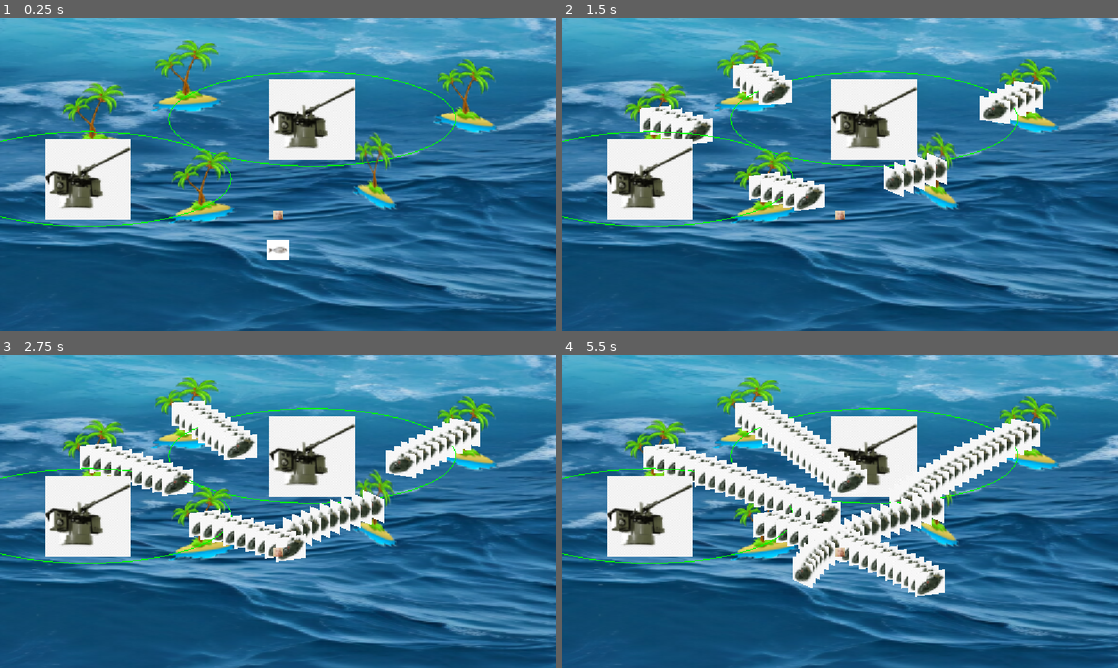
Above: before the commit, frames 1-4 (two rows, left to right).
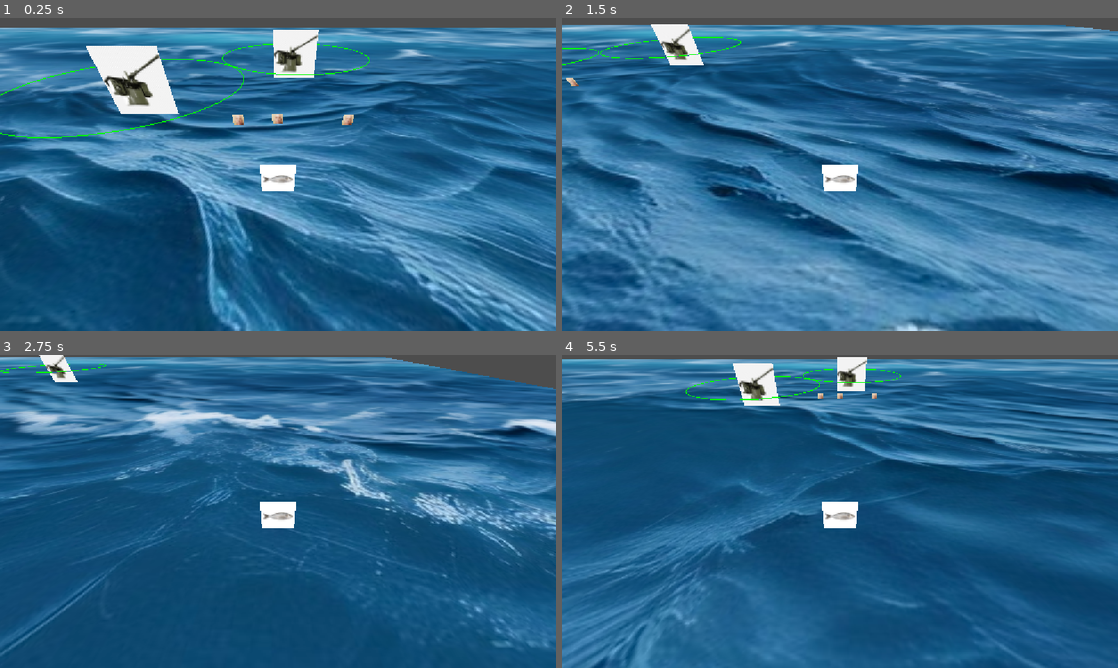
Above: after the commit, the same moments.

Repository: EssithAbertay/islands-game-jam
Game: Godot game, scene res://Scenes/enviroment.tscn
Two runs of this game, one before a commit and one after it. Both use one fixed random seed, a clock stepped at 60 frames per second and the inputs below.
Inputs:
- Up to frame 1 (0.25 s): no input
- Up to frame 2 (1.5 s): hold D (move_right) 0.53-1.28 s; hold S (move_back) from 1.28 s (still down)
- Up to frame 3 (2.75 s): release S (move_back) at 2.03 s; hold D (move_right) from 2.03 s (still down)
- Up to frame 4 (5.5 s): release D (move_right) at 2.78 s; hold W (move_forward) 2.78-3.53 s; hold A (move_left) 3.53-5.03 s; hold S (move_back) from 5.03 s (still down)

The runs differ from the first frame. In frame 1, 66% of the frame differs, in the area x 0-100%, y 0-100%; in frame 2, 80%; in frame 3, 64%; in frame 4, 77%.

Commit message:
camra and spawner

Diff:
--- a/Scenes/enemy/enemy_island.tscn
+++ b/Scenes/enemy/enemy_island.tscn
@@ -6,7 +6,7 @@
 
 [node name="EnemyIsland" type="Node3D" unique_id=1749570327]
 script = ExtResource("1_m71jm")
-enemy_spawn_rate = 0.3
+enemy_spawn_rate = 0.9
 boat = ExtResource("2_5vonq")
 
 [node name="Sprite3D" type="Sprite3D" parent="." unique_id=627668633]
--- a/Scenes/enviroment.tscn
+++ b/Scenes/enviroment.tscn
@@ -1,38 +1,22 @@
 [gd_scene format=3 uid="uid://da7r73jbh75ae"]
 
-[ext_resource type="PackedScene" uid="uid://ciqk8xjnpanov" path="res://Scenes/enemy/enemy_island.tscn" id="1_ks4c7"]
 [ext_resource type="Texture2D" uid="uid://cpe7rh3n6xupp" path="res://Assets/ocean.jpg" id="2_ubiir"]
 [ext_resource type="PackedScene" uid="uid://dqnt87eqnh8k0" path="res://Scenes/player/turret.tscn" id="3_ks4c7"]
-[ext_resource type="PackedScene" uid="uid://b0a8vysu5aejd" path="res://Scenes/points_pickup.tscn" id="4_0evto"]
+[ext_resource type="PackedScene" uid="uid://c1de3immp74h5" path="res://Scenes/points_pickup.tscn" id="4_0evto"]
 [ext_resource type="PackedScene" uid="uid://2f53fjy8td6r" path="res://Scenes/hole_player.tscn" id="4_rw8p7"]
+[ext_resource type="PackedScene" uid="uid://bhkqroynh6w1l" path="res://Scenes/pickup_manager.tscn" id="5_rw8p7"]
 
 [node name="Node3D" type="Node3D" unique_id=1496945402]
 
-[node name="Camera3D" type="Camera3D" parent="." unique_id=1945317165]
-transform = Transform3D(1, 0, 0, 0, 0.9442179, 0.3293214, 0, -0.3293214, 0.94421786, 0, 15.572266, 20.749268)
-projection = 1
-size = 32.709076
+[node name="PointsPickup2" parent="." unique_id=1041366980 instance=ExtResource("4_0evto")]
+transform = Transform3D(1, 0, 0, 0, 1, 0, 0, 0, 1, -3.8648944, 0, -10.74256)
 
 [node name="Ocean" type="Sprite3D" parent="." unique_id=2129427548]
 transform = Transform3D(10, 0, 0, 0, -4.371139e-07, 10, 0, -10, -4.371139e-07, -0.031312943, 0, 0.0070257187)
 texture = ExtResource("2_ubiir")
 
-[node name="EnemyIsland" parent="." unique_id=1749570327 instance=ExtResource("1_ks4c7")]
-transform = Transform3D(0.98027116, 0, 0.19765733, 0, 1, 0, -0.19765733, 0, 0.98027116, -9.490671, 0, -55.272453)
-
-[node name="EnemyIsland5" parent="." unique_id=468672332 instance=ExtResource("1_ks4c7")]
-transform = Transform3D(0.92186314, 0, 0.38751557, 0, 1, 0, -0.38751557, 0, 0.92186314, -7.889452, 0, -20.312561)
-
-[node name="EnemyIsland2" parent="." unique_id=283272367 instance=ExtResource("1_ks4c7")]
-transform = Transform3D(0.8862589, 0, -0.46319026, 0, 1, 0, 0.46319026, 0, 0.8862589, 19.705536, 0, -49.16974)
-
-[node name="EnemyIsland3" parent="." unique_id=1556331324 instance=ExtResource("1_ks4c7")]
-transform = Transform3D(0.9504864, 0, 0.31076643, 0, 1, 0, -0.31076643, 0, 0.9504864, -19.268639, 0, -41.59404)
-
-[node name="EnemyIsland4" parent="." unique_id=100763366 instance=ExtResource("1_ks4c7")]
-transform = Transform3D(0.60119426, 0, -0.79910314, 0, 1, 0, 0.79910314, 0, 0.60119426, 10.179531, 0, -25.663845)
-
 [node name="HolePlayer" parent="." unique_id=391892986 instance=ExtResource("4_rw8p7")]
+transform = Transform3D(1, 0, 0, 0, 1, 0, 0, 0, 1, 0.017916441, -4.7683716e-07, -2.058532)
 
 [node name="PointsPickup" parent="." unique_id=2086534983 instance=ExtResource("4_0evto")]
 transform = Transform3D(1, 0, 0, 0, 1, 0, 0, 0, 1, 0, 0, -10.927)
@@ -42,3 +26,8 @@
 
 [node name="Turret2" parent="." unique_id=18098996 instance=ExtResource("3_ks4c7")]
 transform = Transform3D(1, 0, 0, 0, 1, 0, 0, 0, 1, 3.5852032, 0, -41.377182)
+
+[node name="PointsPickup3" parent="." unique_id=122563457 instance=ExtResource("4_0evto")]
+transform = Transform3D(1, 0, 0, 0, 1, 0, 0, 0, 1, 6.866421, 0, -10.7154)
+
+[node name="PickupManager" parent="." unique_id=600735694 instance=ExtResource("5_rw8p7")]
--- a/Scenes/hole_player.tscn
+++ b/Scenes/hole_player.tscn
@@ -1,6 +1,6 @@
 [gd_scene format=3 uid="uid://2f53fjy8td6r"]
 
-[ext_resource type="Script" uid="uid://dwwvdo8385nop" path="res://Scenes/hole_player_s.gd" id="1_bfwi4"]
+[ext_resource type="Script" uid="uid://dwwvdo8385nop" path="res://Scripts/hole_player_s.gd" id="1_bfwi4"]
 [ext_resource type="Texture2D" uid="uid://cpm52lnwbi8uv" path="res://Assets/fish.jpg" id="2_sa8fd"]
 
 [sub_resource type="SphereShape3D" id="SphereShape3D_o2h2n"]
@@ -24,4 +24,7 @@
 transform = Transform3D(2.375, 0, 0, 0, 2.375, 0, 0, 0, 2.375, 0, 0, 0)
 shape = SubResource("SphereShape3D_o2h2n")
 
+[node name="Camera3D" type="Camera3D" parent="." unique_id=424201931]
+transform = Transform3D(1, 0, 0, 0, 0.760406, 0.649448, 0, -0.649448, 0.760406, 0, 8.91, 10)
+
 [connection signal="area_entered" from="CollectionArea" to="." method="_on_collection_area_area_entered"]
--- /dev/null
+++ b/Scenes/pickup_manager.tscn
@@ -0,0 +1,6 @@
+[gd_scene format=3 uid="uid://bhkqroynh6w1l"]
+
+[ext_resource type="Script" uid="uid://3cp7yc05n8b" path="res://Scripts/pickup_manager_s.gd" id="1_o5ptu"]
+
+[node name="PickupManager" type="Node" unique_id=600735694]
+script = ExtResource("1_o5ptu")
--- a/Scenes/points_pickup.tscn
+++ b/Scenes/points_pickup.tscn
@@ -1,6 +1,6 @@
-[gd_scene format=3 uid="uid://b0a8vysu5aejd"]
+[gd_scene format=3 uid="uid://c1de3immp74h5"]
 
-[ext_resource type="Script" uid="uid://dr56oew2msunn" path="res://points_pickup_s.gd" id="1_1q64a"]
+[ext_resource type="Script" uid="uid://dr56oew2msunn" path="res://Scripts/points_pickup_s.gd" id="1_1q64a"]
 [ext_resource type="Texture2D" uid="uid://d36kpb32qqa8n" path="res://Assets/theguy.jpg" id="1_16ao7"]
 
 [sub_resource type="SphereShape3D" id="SphereShape3D_o2h2n"]
--- a/Scenes/hole_player_s.gd
+++ b/Scripts/hole_player_s.gd
@@ -3,6 +3,8 @@
 # How fast the player moves in meters per second.
 @export var speed = 14
 @export var player_score: int = 0
+@export var scale_rate: int = 1.05
+
 
 var target_velocity = Vector3.ZERO
 
@@ -24,12 +26,12 @@
 
 
 func _on_collection_area_area_entered(area: Area3D) -> void:
-	print("f")
 	if area.is_in_group("pickup"):
 		if "point_value" in area:
 		# 1. Access the pickup data and add points
 			player_score += area.point_value
 			print("Player Score: ", player_score)
+			scale *= scale_rate
 			area.queue_free()
 
 	pass # Replace with function body.
--- /dev/null
+++ b/Scripts/pickup_manager_s.gd
@@ -0,0 +1,29 @@
+extends Node
+
+var pickup = preload("res://Scenes/points_pickup.tscn")
+var timerMax: float = 3
+var timer: float = 0
+var spawnLocation: Vector3 = Vector3(0,0,0)
+
+# Called when the node enters the scene tree for the first time.
+func _ready() -> void:
+
+	pass # Replace with function body.
+
+
+# Called every frame. 'delta' is the elapsed time since the previous frame.
+func _process(delta: float) -> void:
+
+	timer += delta
+	if (timer >= timerMax):
+		timer = 0
+		spawnPickup()
+
+	pass
+
+
+func spawnPickup():
+	var new_pickup = pickup.instantiate()
+	new_pickup.global_position = spawnLocation
+
+	add_child(new_pickup)
--- a/project.godot
+++ b/project.godot
@@ -22,8 +22,8 @@
 
 [global_group]
 
+pickup=""
 enemy="enemies in turret mode to get blasted"
-pickup=""
 
 [input]
 
Renamed: Scenes/hole_player_s.gd.uid -> Scripts/hole_player_s.gd.uid
Not shown, added: Scripts/pickup_manager_s.gd.uid
Renamed: points_pickup_s.gd -> Scripts/points_pickup_s.gd
Renamed: points_pickup_s.gd.uid -> Scripts/points_pickup_s.gd.uid
